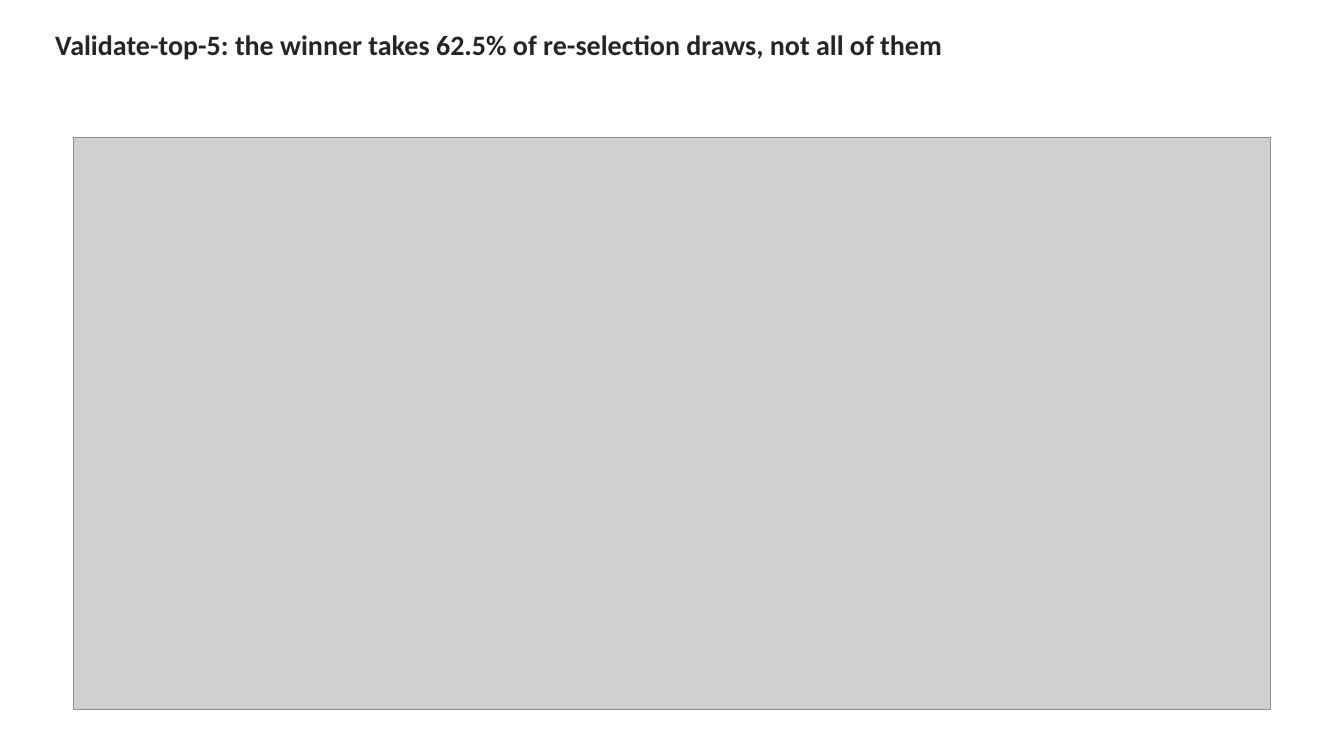
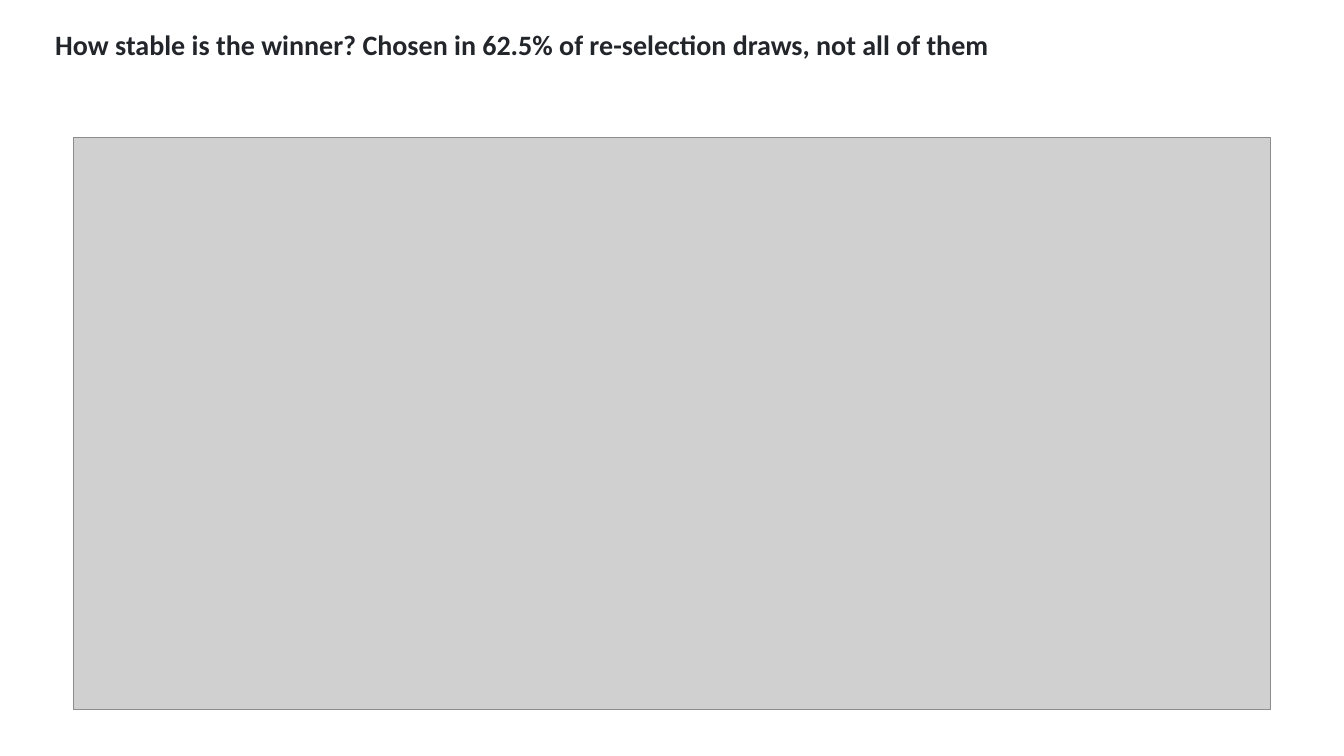
Before and after one commit to ahzs645/aethmodular, a slide deck: slide 22 of deliverables/ftir_group_2026-08-27/ftir_group_2026-08-27.pptx (slide 32 before the commit). Drawn at 1344x756 pixels with LibreOffice and Linux fonts; fonts in the diff are those of the drawing; grey boxes stand for pictures. Boxes give left, top, right and bottom in pixels: in the first picture for what was removed or moved away, otherwise in the second. Text is boxed around its words. In the diff, an @@ line names an element or a change of style, - is before the commit and + after.

```diff
--- a/deliverables/ftir_group_2026-08-27/ftir_group_2026-08-27.pptx
+++ b/deliverables/ftir_group_2026-08-27/ftir_group_2026-08-27.pptx
@@ text at (x1=55, y1=35, x2=989, y2=59): text changed @@
-Validate-top-5: the winner takes 62.5% of re-selection draws, not all of them
+How stable is the winner? Chosen in 62.5% of re-selection draws, not all of them
```
Also in this commit, not shown: 12 other slides changed, 21 slides added, 28 slides removed, 13 other files.
